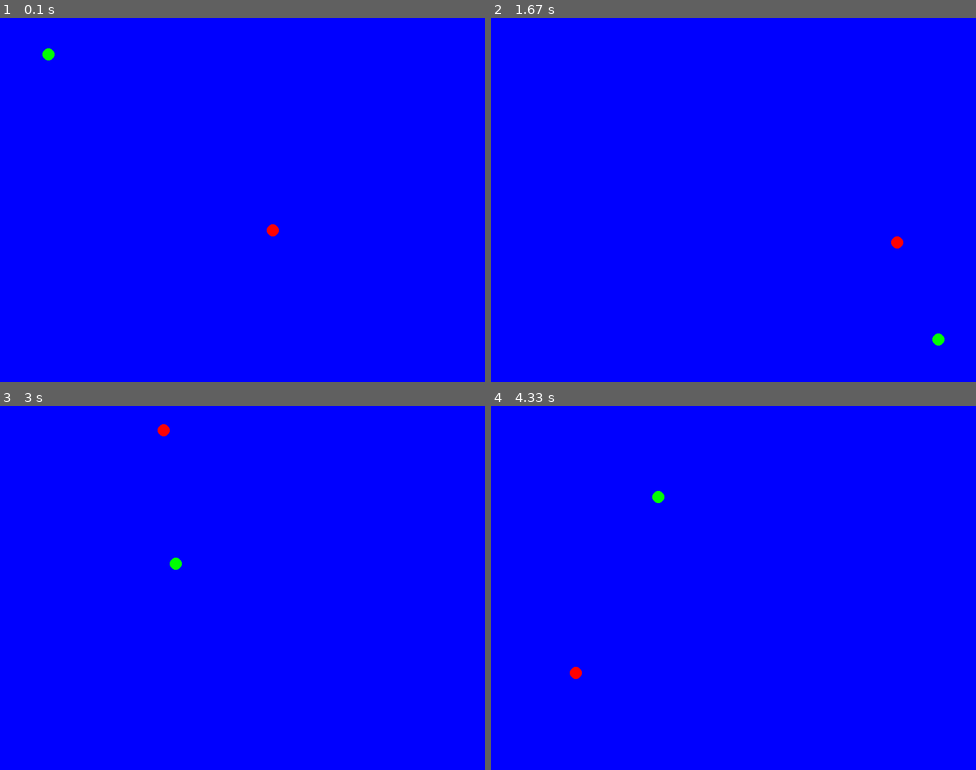
Above: before the commit, frames 1-4 (two rows, left to right).
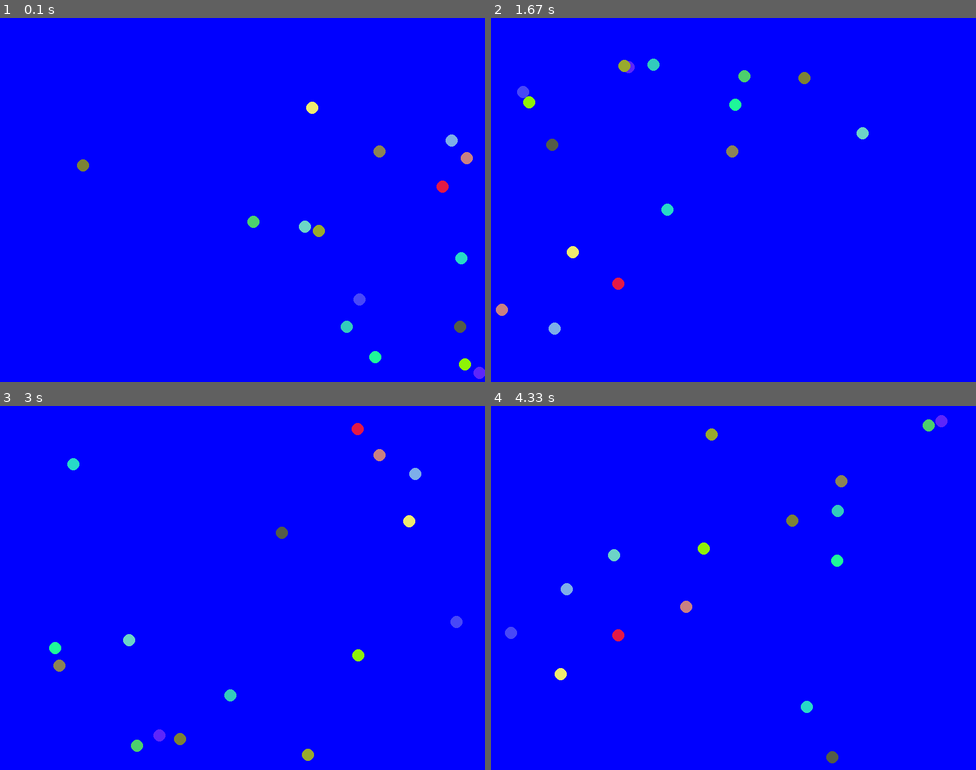
Above: after the commit, the same moments.

Repository: BZVII/pygames
Game: pygame game, started from main.py
The game is run twice, just before and just after one commit, with the same random seed, the same clock (stepped at 60 frames per second) and the same inputs.
Inputs:
- Up to frame 1 (0.1 s): no input
- Up to frame 2 (1.67 s): no input
- Up to frame 3 (3 s): no input
- Up to frame 4 (4.33 s): no input

The runs differ from the first frame. In frame 1, 1.2% of the frame differs, in the area x 8-100%, y 8-100%; in frame 2, 1.1%; in frame 3, 1.2%, in the area x 10-96%, y 4-98%; in frame 4, 1.2%.

Commit message:
cambios menores

Diff:
--- a/ball.py
+++ b/ball.py
@@ -1,5 +1,6 @@
 import pygame as pg
 import sys
+from random import randrange
 
 ROJO = (255, 0, 0)
 AZUL = (0, 0, 255)
@@ -21,8 +22,16 @@
 x1 = ancho_bola
 y1 = ancho_bola
 
-bolas = [{'x': 400, 'y': 300, 'color': ROJO, 'vx': 5, 'vy': 5},
-         {'x': ancho_bola, 'y': ancho_bola, 'color': VERDE, 'vx': 7, 'vy': 5}]
+bolas = []
+for i in range(randrange(5,25)):
+    bolas.append({  'x': randrange(ancho_bola, ANCHO_PANTALLA-ancho_bola),
+                    'y': randrange(ancho_bola, ALTO_PANTALLA-ancho_bola),
+                    'vx': randrange(5, 11), 'vy': randrange(5, 11),
+                    'color': (randrange(256), randrange(256), randrange(256))
+    })
+
+
+
 
 '''
 Funciones genericas control gráfico
